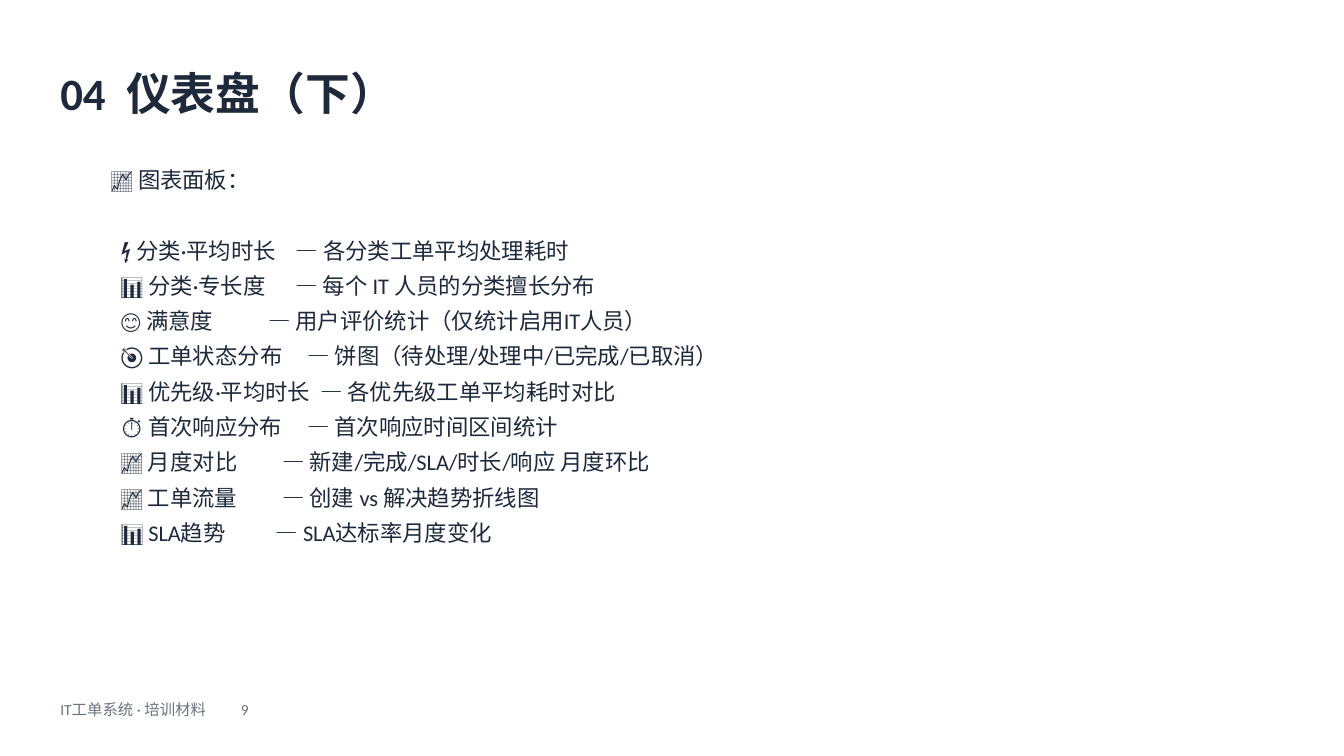
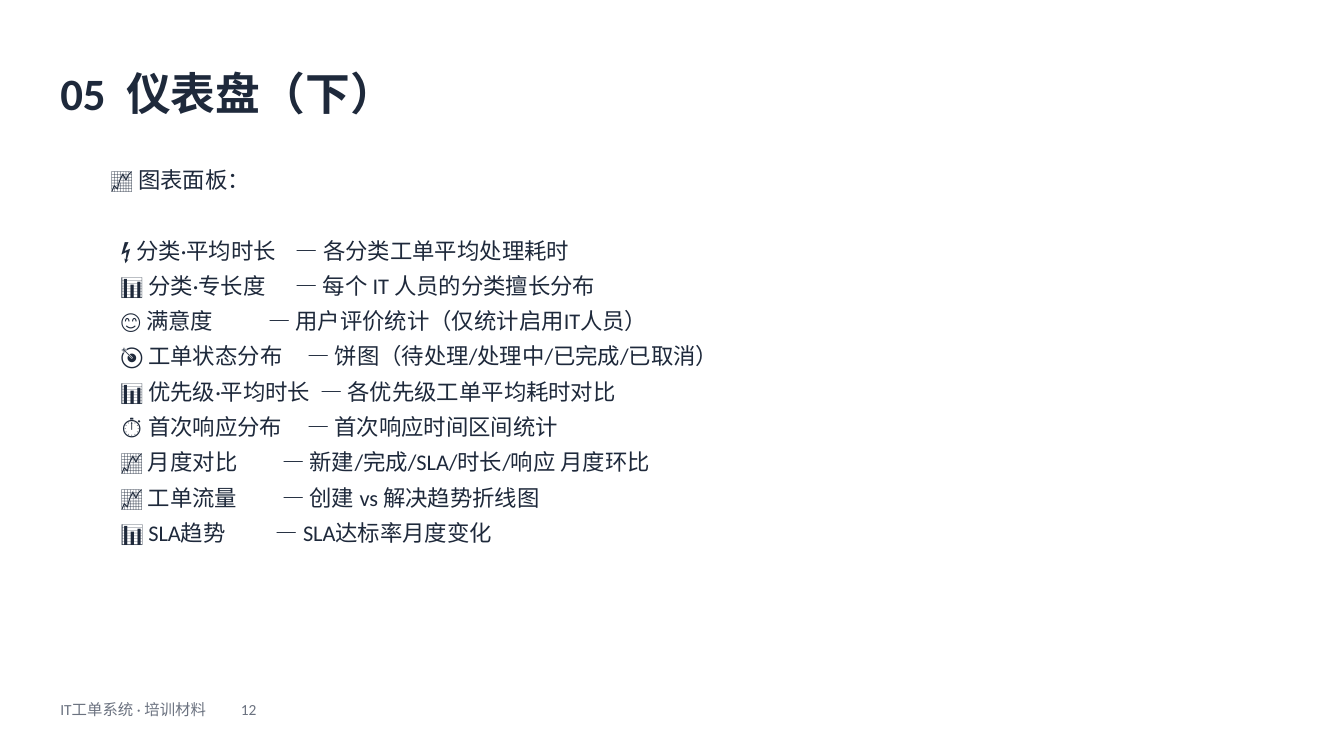
Before and after one commit to vspoptang/it-ticketing, a slide deck: slide 12 of docs/IT工单系统-培训材料.pptx (slide 9 before the commit). Drawn at 1344x756 pixels with LibreOffice and Linux fonts; fonts in the diff are those of the drawing. Boxes give left, top, right and bottom in pixels: in the first picture for what was removed or moved away, otherwise in the second. Text is boxed around its words. In the diff, an @@ line names an element or a change of style, - is before the commit and + after.

```diff
--- a/docs/IT工单系统-培训材料.pptx
+++ b/docs/IT工单系统-培训材料.pptx
@@ text at <box>60,71,395,115</box>: text changed @@
-04 仪表盘（下）
+05 仪表盘（下）
@@ text at <box>60,702,257,716</box>: text changed @@
-IT工单系统 · 培训材料 9
+IT工单系统 · 培训材料 12
```
Also in this commit, not shown: 12 other slides changed, 3 slides added, 2 other files.
